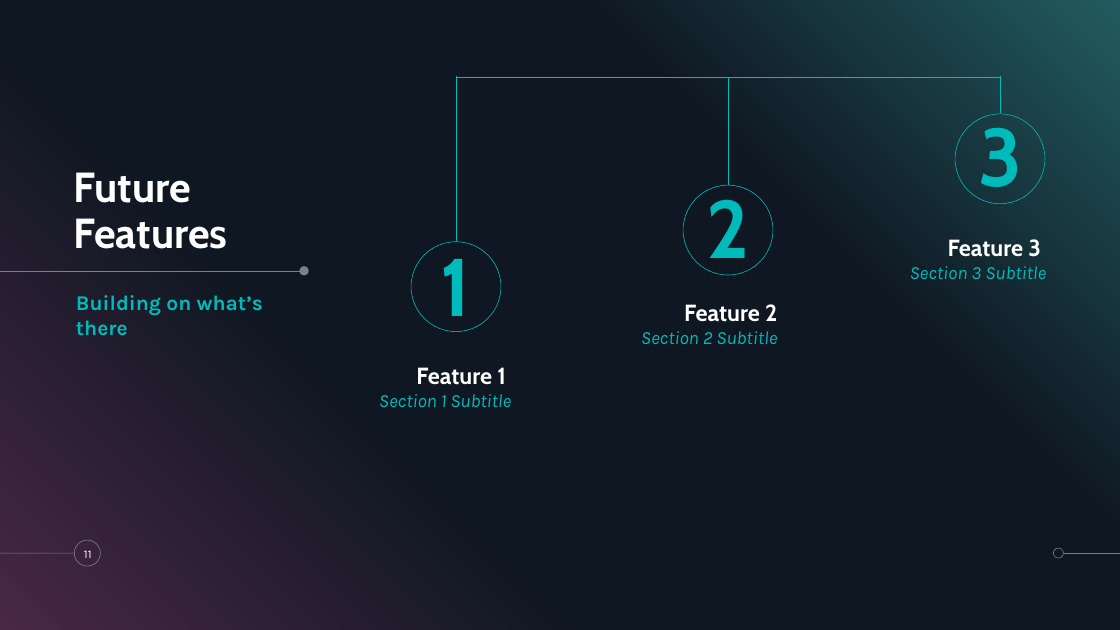
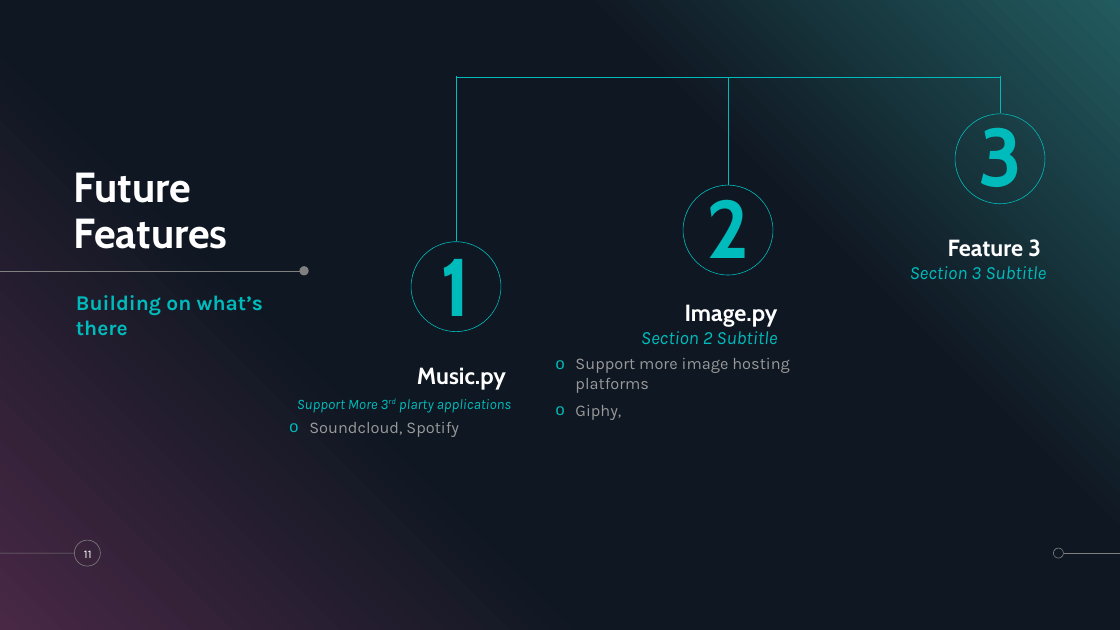
Before and after one commit to Deffdread/RDB-V2-Chatbot, a slide deck: slide 11 of Documents/3XA3_Presentation_2.pptx. Drawn at 1120x630 pixels with LibreOffice and Linux fonts; fonts in the diff are those of the drawing. Boxes give left, top, right and bottom in pixels: in the first picture for what was removed or moved away, otherwise in the second. Text is boxed around its words. In the diff, an @@ line names an element or a change of style, - is before the commit and + after.

```diff
--- a/Documents/3XA3_Presentation_2.pptx
+++ b/Documents/3XA3_Presentation_2.pptx
@@ text at bbox=[685, 304, 778, 327]: text changed @@
-Feature 2
+Image.py
@@ text added at bbox=[575, 358, 789, 420], 14 pt, text #999999 @@
+o Support more image hosting platforms
+o Giphy,
@@ text at bbox=[417, 367, 506, 390]: text changed @@
-Feature 1
+Music.py
@@ text at bbox=[297, 399, 512, 413]: text changed; size 16 to 12.4 pt @@
-Section 1 Subtitle
+Support More 3rd plarty applications
@@ text added at bbox=[309, 422, 459, 437], 14 pt, text #999999 @@
+o Soundcloud, Spotify
```
Also in this commit, not shown: 2 other slides changed.
